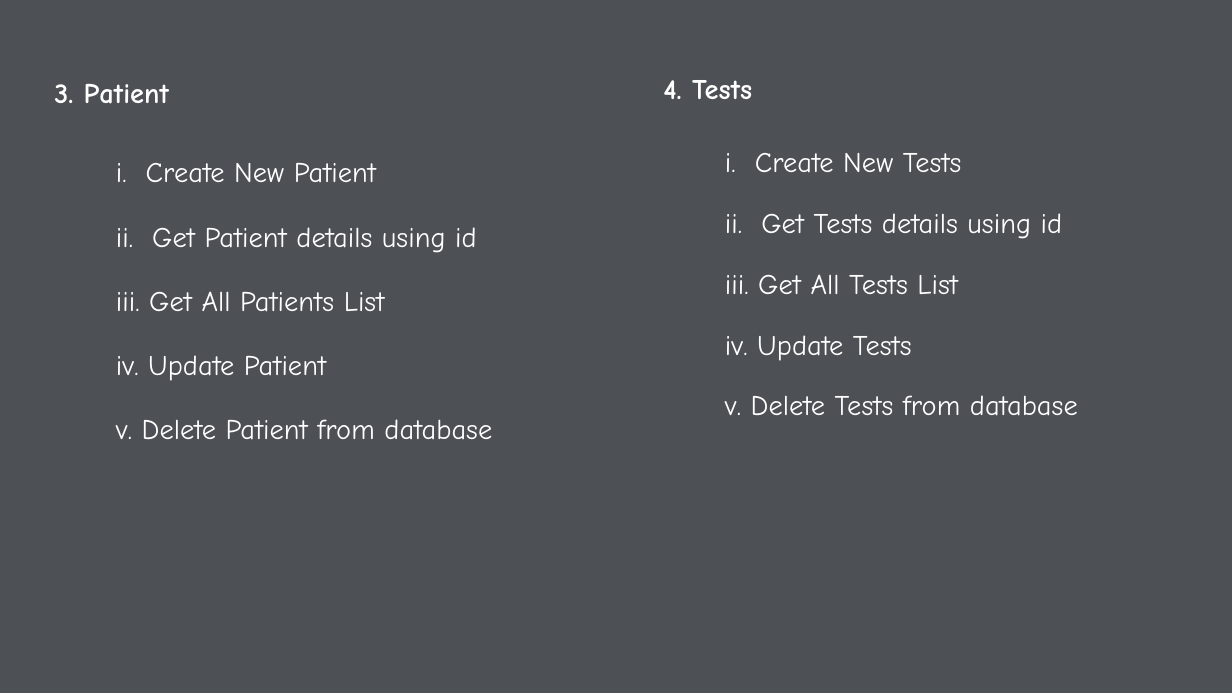
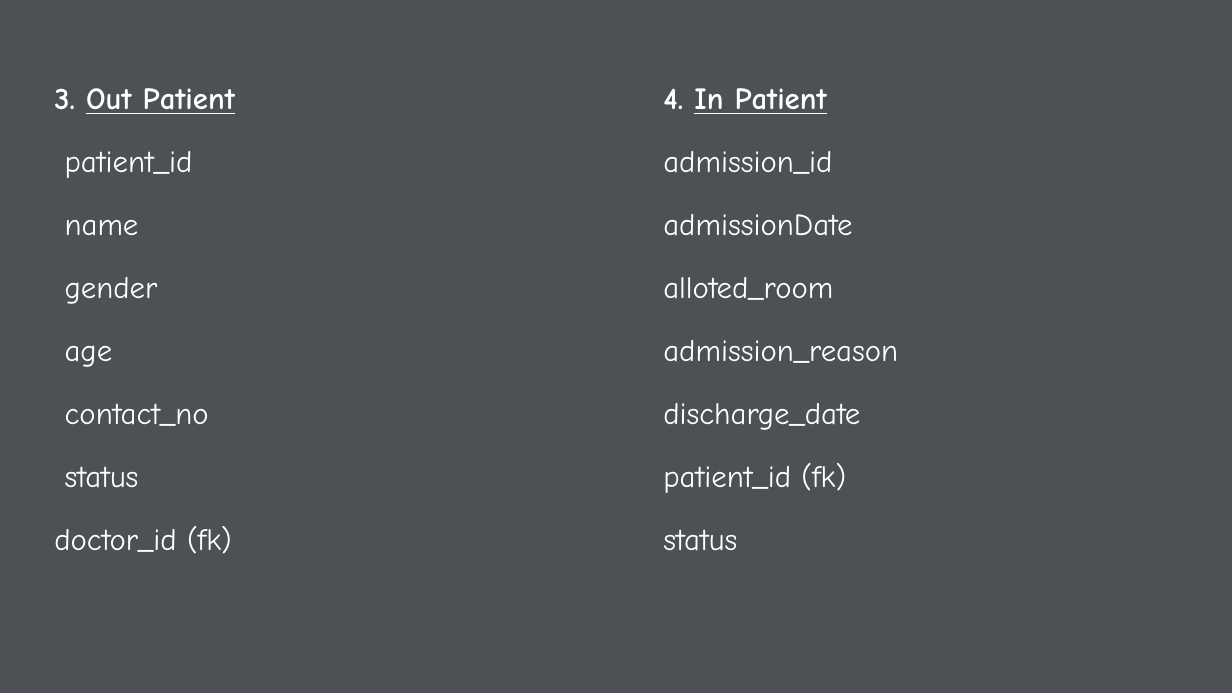
Before and after one commit to supriya-ambarkar/Hospital_Management_System_Project, a slide deck: slide 7 of PPT Hospital Management System.pptx (slide 5 before the commit). Drawn at 1232x693 pixels with LibreOffice and Linux fonts; fonts in the diff are those of the drawing. Boxes give left, top, right and bottom in pixels: in the first picture for what was removed or moved away, otherwise in the second. Text is boxed around its words. In the diff, an @@ line names an element or a change of style, - is before the commit and + after.

```diff
--- a/PPT Hospital Management System.pptx
+++ b/PPT Hospital Management System.pptx
@@ text at (54, 88, 235, 554): text changed; size 16.6 to 18 pt @@
-3. Patient
-i. Create New Patient
-ii. Get Patient details using id
-iii. Get All Patients List
-iv. Update Patient
-v. Delete Patient from database
+3. Out Patient
+patient_id
+name
+gender
+age
+contact_no
+status
+doctor_id (fk)
@@ text at (663, 88, 898, 551): text changed; size 16.6 to 18 pt @@
-4. Tests
-i. Create New Tests
-ii. Get Tests details using id
-iii. Get All Tests List
-iv. Update Tests
-v. Delete Tests from database
+4. In Patient
+admission_id
+admissionDate
+alloted_room
+admission_reason
+discharge_date
+patient_id (fk)
+status
```
Also in this commit, not shown: 4 other slides changed, 3 slides added, 3 other files.
